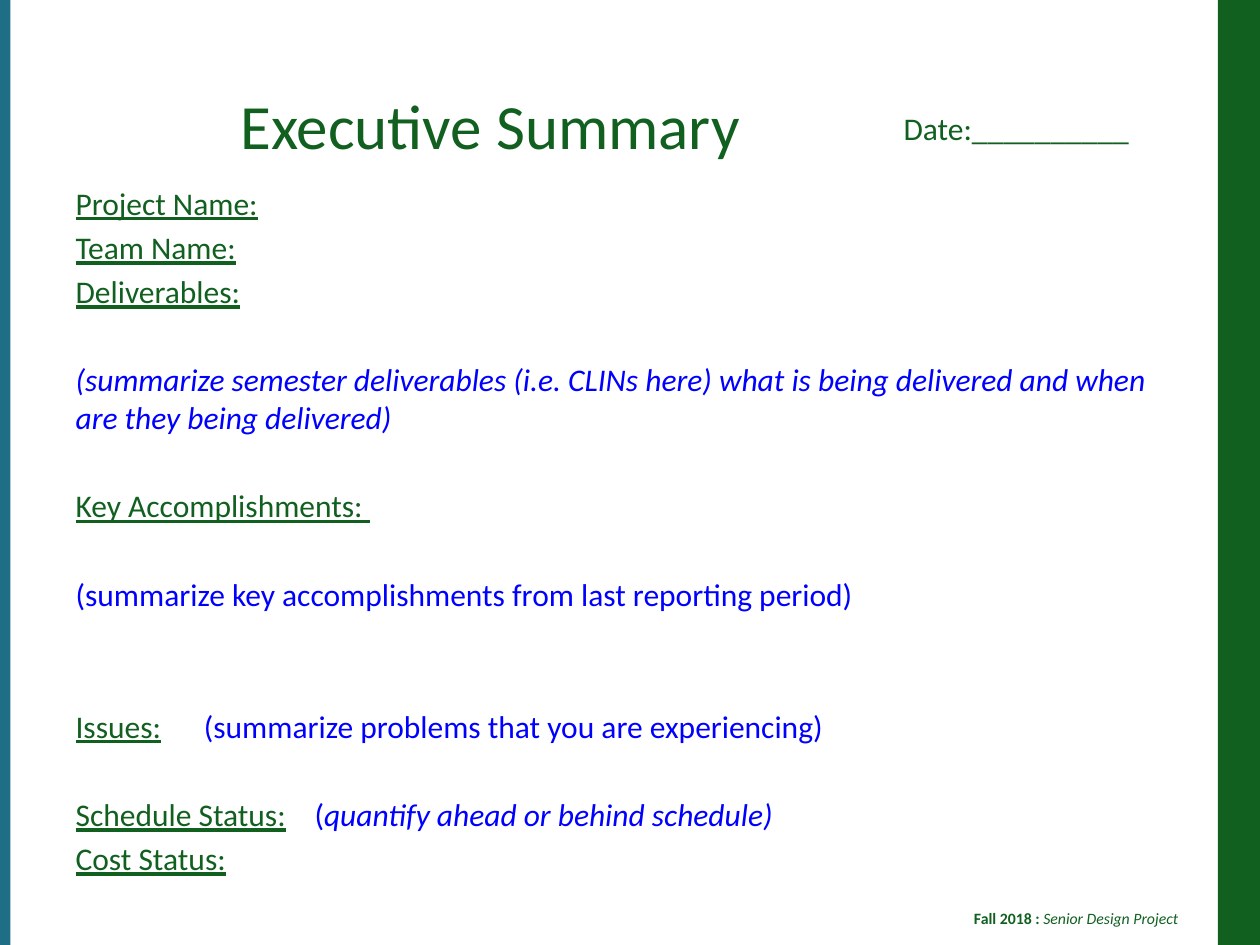
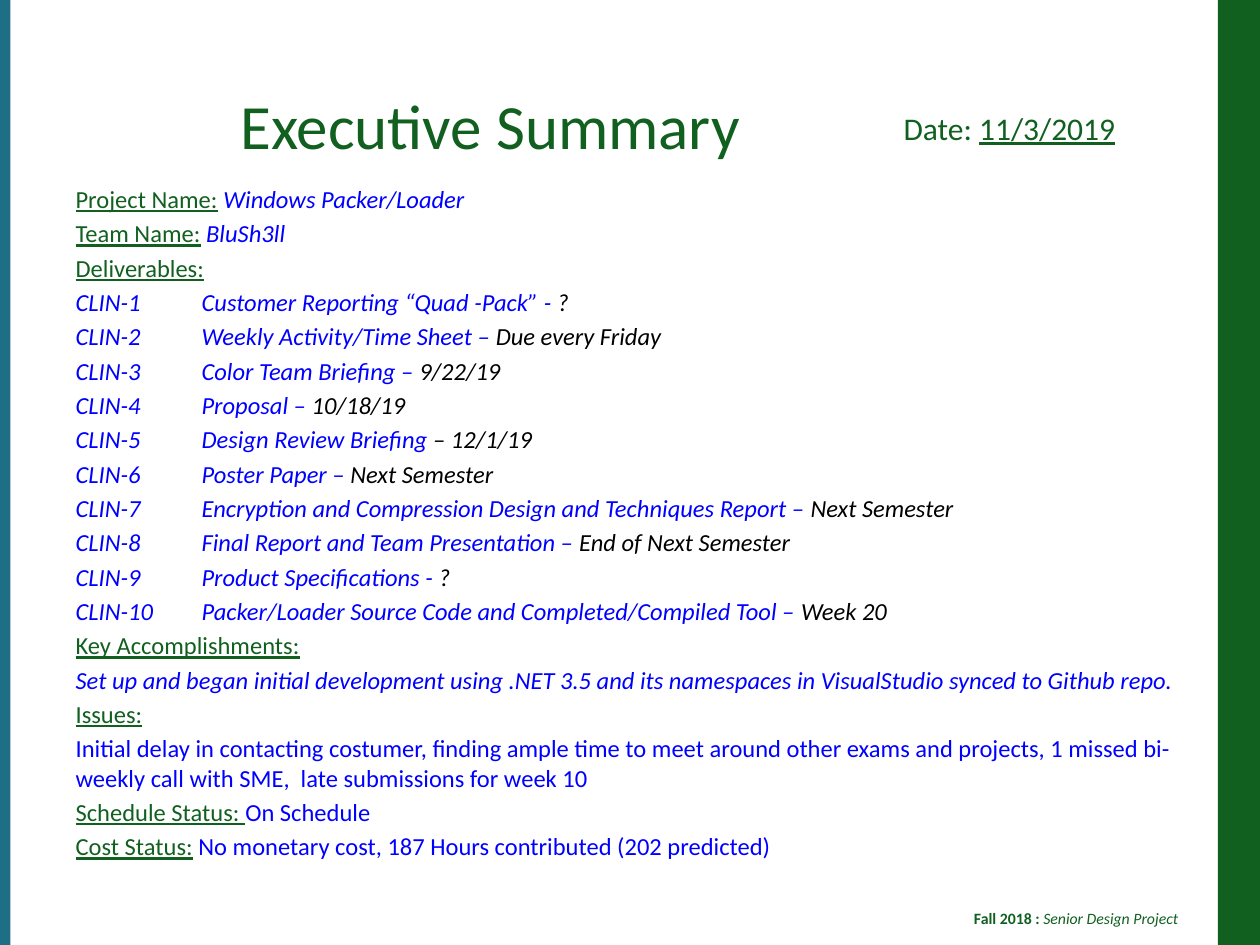
Before and after one commit to jcogs89/LMC-Packer-Loader, a slide deck: slide 1 of Assignments/T11-Monthly _Report.pptx. Drawn at 1260x945 pixels with LibreOffice and Linux fonts; fonts in the diff are those of the drawing; background and template pictures are left out. Boxes give left, top, right and bottom in pixels: in the first picture for what was removed or moved away, otherwise in the second. Text is boxed around its words. In the diff, an @@ line names an element or a change of style, - is before the commit and + after.

Commit message:
Added Missing Weekly Reports

```diff
--- a/Assignments/T11-Monthly _Report.pptx
+++ b/Assignments/T11-Monthly _Report.pptx
@@ text at <box>904,118,1115,145</box>: text changed @@
-Date:__________
+Date: 11/3/2019
@@ text at <box>76,191,464,247</box>: text changed; size 18 to 14 pt; text colour #116020 to #0000FF; italic on @@
-Project Name:
-Team Name:
+Project Name: Windows Packer/Loader
+Team Name: BluSh3ll
@@ text at <box>76,260,300,659</box>: size 18 to 14 pt in "Deliverables:", "Key Accomplishments:" @@
@@ text at <box>76,293,953,624</box>: text changed; size 18 to 14 pt @@
-(summarize semester deliverables (i.e. CLINs here) what is being delivered and when are they being delivered)
+CLIN-1 Customer Reporting “Quad -Pack” - ?
+CLIN-2 Weekly Activity/Time Sheet – Due every Friday
+CLIN-3 Color Team Briefing – 9/22/19
+CLIN-4 Proposal – 10/18/19
+CLIN-5 Design Review Briefing – 12/1/19
+CLIN-6 Poster Paper – Next Semester
+CLIN-7 Encryption and Compression Design and Techniques Report – Next Semester
+CLIN-8 Final Report and Team Presentation – End of Next Semester
+CLIN-9 Product Specifications - ?
+CLIN-10 Packer/Loader Source Code and Completed/Compiled Tool – Week 20
@@ text at <box>76,672,1171,860</box>: text changed; size 18 to 14 pt @@
-(summarize key accomplishments from last reporting period)
-Issues: (summarize problems that you are experiencing)
-Schedule Status: (quantify ahead or behind schedule)
-Cost Status:
+Set up and began initial development using .NET 3.5 and its namespaces in VisualStudio synced to Github repo.
+Issues:
+Initial delay in contacting costumer, finding ample time to meet around other exams and projects, 1 missed bi-weekly call with SME, late submissions for week 10
+Schedule Status: On Schedule
+Cost Status: No monetary cost, 187 Hours contributed (202 predicted)
```
Also in this commit, not shown: 2 other slides changed, 1 slide added, 1 slide removed, 7 other files.
